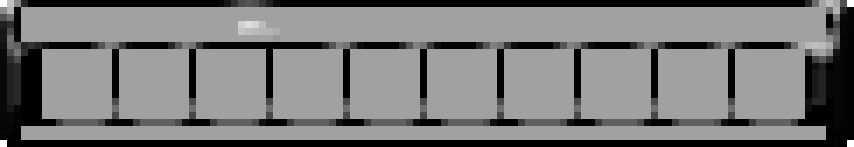
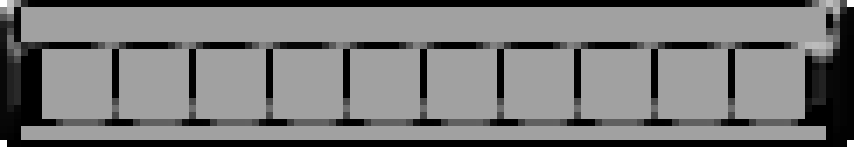
Revision of a layered 854×147 image; what changed, layer by layer:
showed group "HP" (1 layers) over <box>238,21,280,42</box>
painted on "틀" over <box>238,21,364,49</box>
